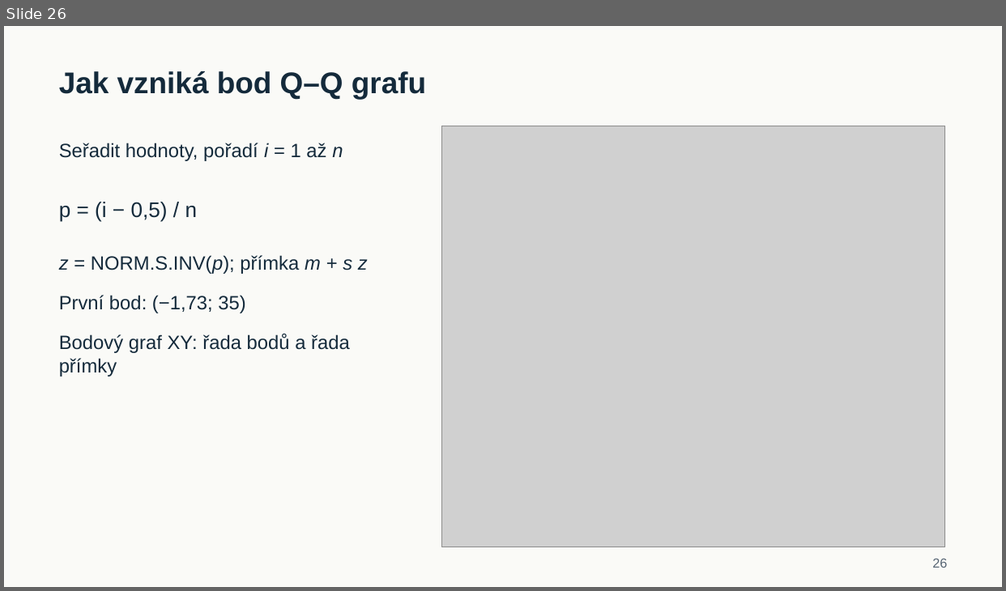
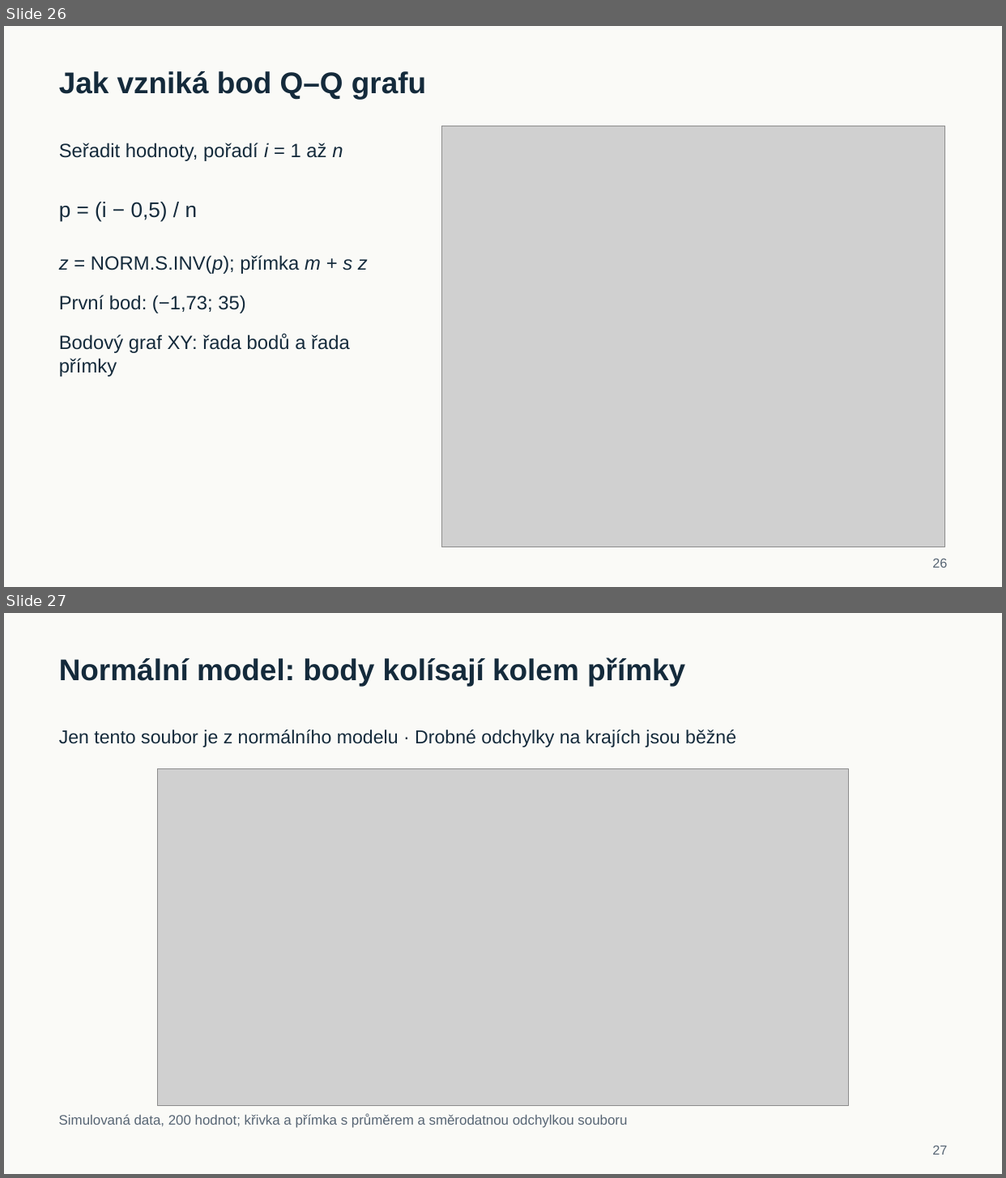
Before and after one commit to reckak/statistics-for-psychology, a slide deck: presentations/kapitola_04_normalni_rozdeleni.pptx. Shown one above the other, each under a label of ours: slide 26 before the commit, slides 26 and 27 after it. The pictures are 1006x591 and 1006x1178 pixels, drawn with LibreOffice and Linux fonts; fonts in the diff are those of the drawing; grey boxes stand for pictures. Boxes give left, top, right and bottom in pixels: in the first picture for what was removed or moved away, otherwise in the second. Text is boxed around its words. In the diff, an @@ line names an element or a change of style, - is before the commit and + after.

```diff
--- a/presentations/kapitola_04_normalni_rozdeleni.pptx
+++ b/presentations/kapitola_04_normalni_rozdeleni.pptx
@@ slide 27 added at [4, 613, 1002, 1174], background #FAFAF7 @@
@@ text added at [59, 658, 685, 686], 36 pt, text #142A3B, bold @@
+Normální model: body kolísají kolem přímky
@@ text added at [59, 730, 736, 747], 22.5 pt, text #142A3B @@
+Jen tento soubor je z normálního modelu · Drobné odchylky na krajích jsou běžné
@@ picture added at [158, 769, 848, 1105] @@
@@ text added at [59, 1114, 627, 1128], 16.5 pt, text #576574 @@
+Simulovaná data, 200 hodnot; křivka a přímka s průměrem a směrodatnou odchylkou souboru
@@ text added at [932, 1145, 947, 1155], 15.8 pt, text #576574 @@
+27
```
Also in this commit, not shown: 20 slides changed, 5 other slides added, 2 slides removed, 2 other files.
